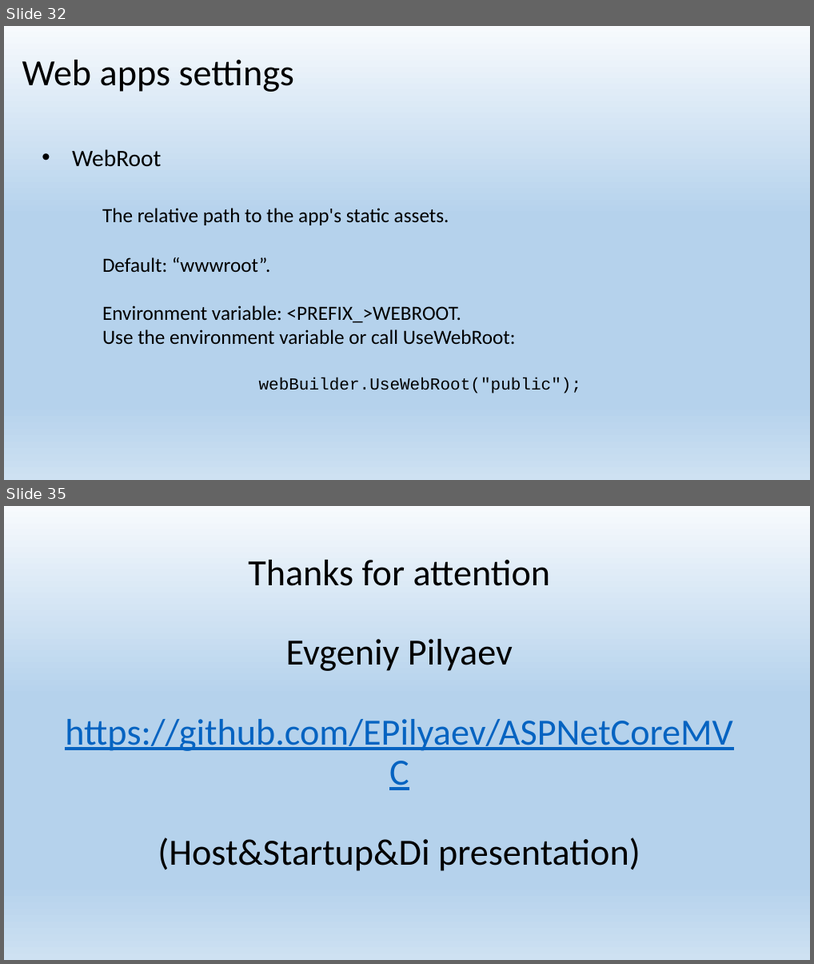
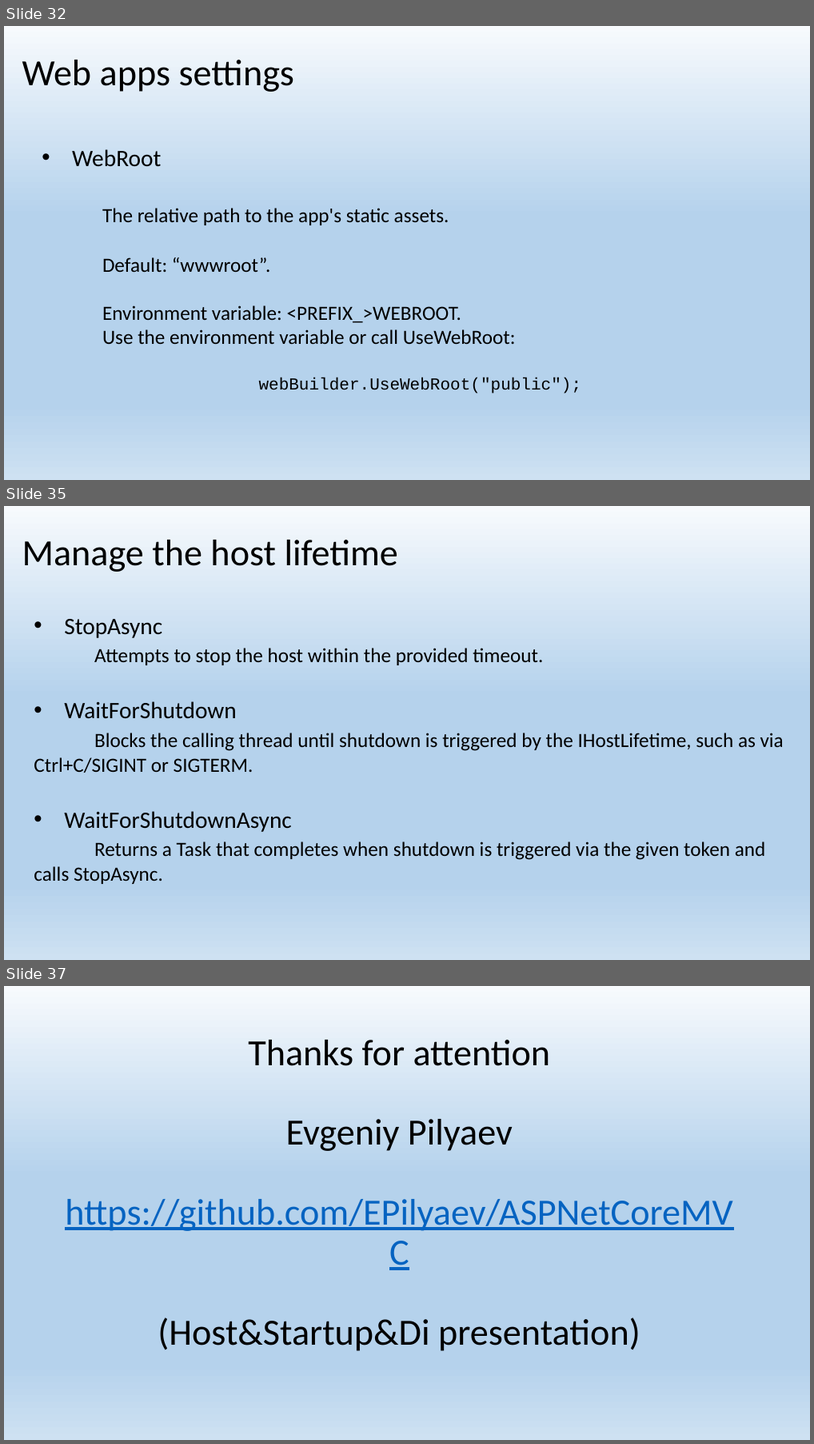
Before and after one commit to EPilyaev/ASPNetCoreMVC, a slide deck: Host&Startup&Di.pptx. Shown one above the other, each under a label of ours: slides 32 and 35 before the commit, slides 32, 35 and 37 after it; the slides between them are not shown. The pictures are 814x964 and 814x1444 pixels, drawn with LibreOffice and Linux fonts; fonts in the diff are those of the drawing. Boxes give left, top, right and bottom in pixels: in the first picture for what was removed or moved away, otherwise in the second. Text is boxed around its words. In the diff, an @@ line names an element or a change of style, - is before the commit and + after.

Commit message:
Finish Host section

```diff
--- a/Host&Startup&Di.pptx
+++ b/Host&Startup&Di.pptx
@@ slide 35 added at <box>4,506,810,960</box>, background gradient #F7FAFD to #B5D2EC to #CEE1F2 @@
@@ title added at <box>22,540,398,572</box>, 44 pt, text #000000 @@
+Manage the host lifetime
@@ text added at <box>34,619,784,884</box>, 24 pt, text #000000 @@
+• StopAsync
+Attempts to stop the host within the provided timeout.
+• WaitForShutdown
+Blocks the calling thread until shutdown is triggered by the IHostLifetime, such as via Ctrl+C/SIGINT or SIGTERM.
+• WaitForShutdownAsync
+Returns a Task that completes when shutdown is triggered via the given token and calls StopAsync.
@@ what was slide 35 is now slide 37 @@
```
Also in this commit, not shown: 3 other slides added, 2 slides removed.
